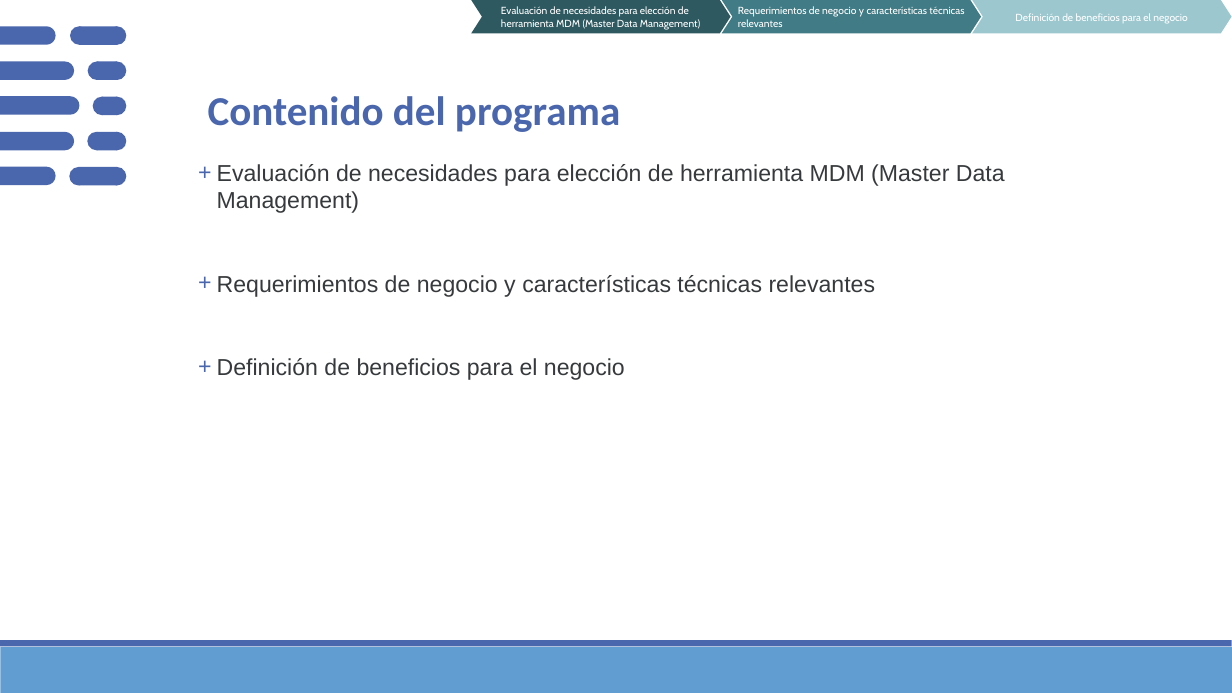
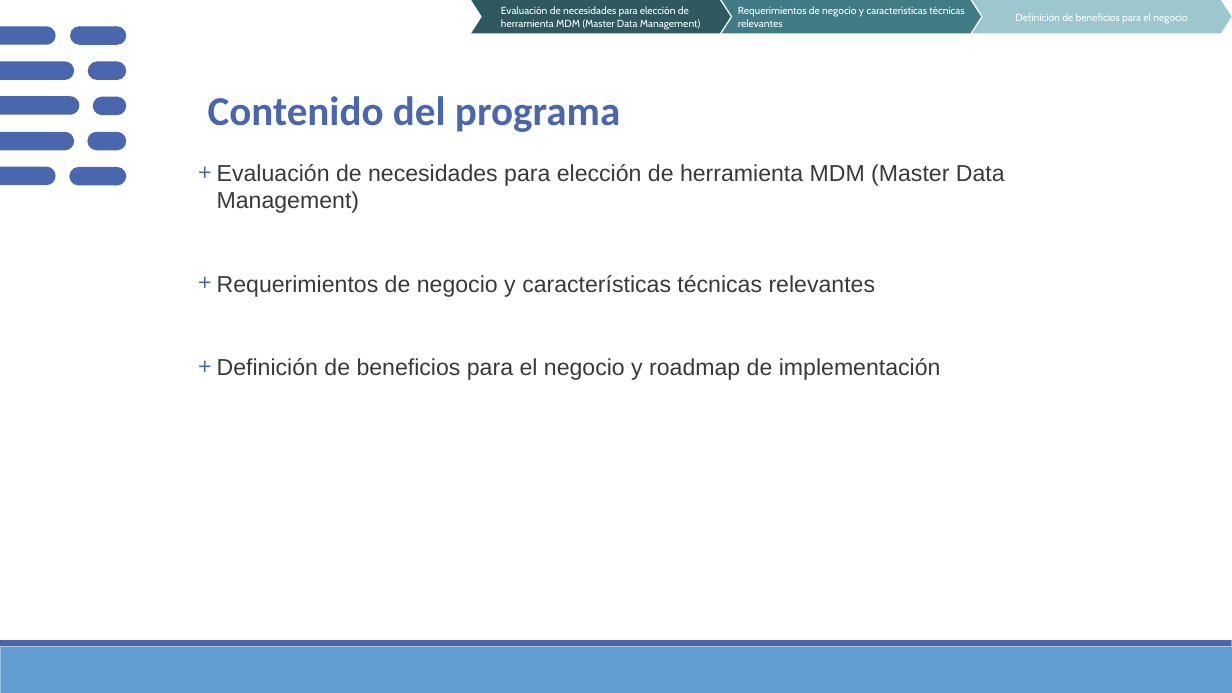
Before and after one commit to Sergio-Ibarra-1795/Diplomado_UNAM_DC_Full_gitHub, a slide deck: slide 2 of Mod10_Implementacion_programa_gobiermo_datos.pptx. Drawn at 1232x693 pixels with LibreOffice and Linux fonts; fonts in the diff are those of the drawing. Boxes give left, top, right and bottom in pixels: in the first picture for what was removed or moved away, otherwise in the second. Text is boxed around its words. In the diff, an @@ line names an element or a change of style, - is before the commit and + after.

```diff
--- a/Mod10_Implementacion_programa_gobiermo_datos.pptx
+++ b/Mod10_Implementacion_programa_gobiermo_datos.pptx
@@ text at [217, 358, 941, 380]: text changed @@
-+ Definición de beneficios para el negocio
++ Definición de beneficios para el negocio y roadmap de implementación
```
Also in this commit, not shown: 6 other slides changed, 1 slide added, 1 other file.
